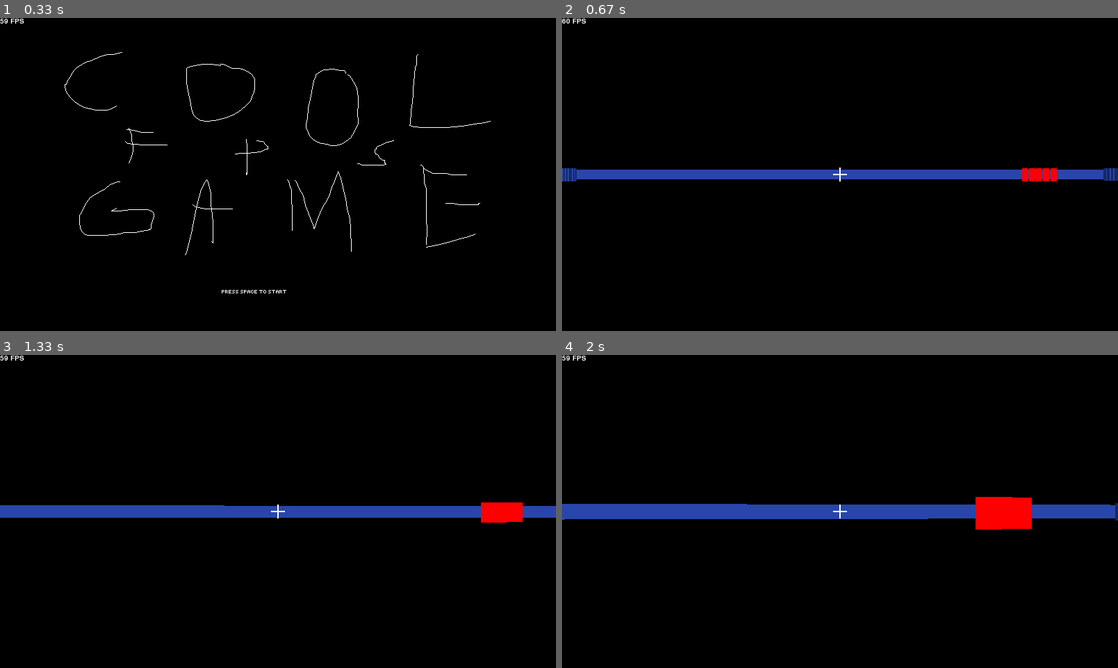
Above: before the commit, frames 1-4 (two rows, left to right).
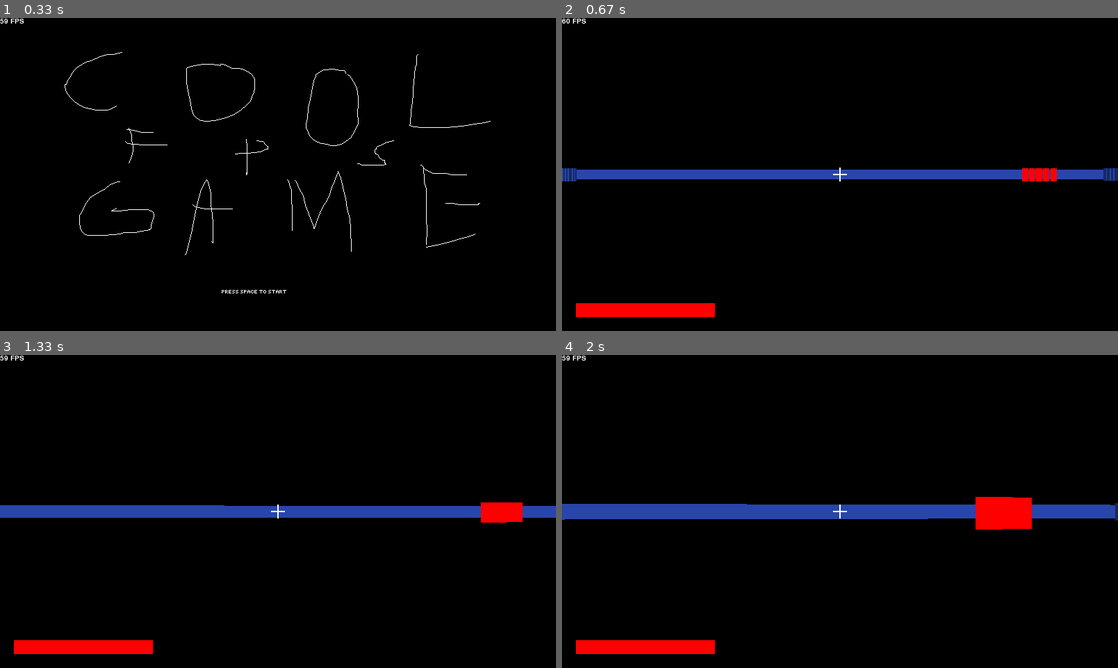
Above: after the commit, the same moments.

Repository: MuhDash73/pygame_fps
Game: pygame game, started from main.py
Two runs of this game, one before a commit and one after it. Both use one fixed random seed, a clock stepped at 60 frames per second and the inputs below.
Inputs:
- Up to frame 1 (0.33 s): no input
- Up to frame 2 (0.67 s): tap Space at 0.33 s
- Up to frame 3 (1.33 s): hold Right 0.67-1.13 s; tap Space at 0.73, 1.03, 1.23 s; hold Up from 1.17 s (still down); hold W from 1.17 s (still down)
- Up to frame 4 (2 s): release Up at 1.47 s; release W at 1.47 s; hold Right 1.5-1.97 s; hold D 1.5-1.97 s; tap Space at 1.57, 1.87 s

Frame 1 is identical in both runs. In frame 2, 1.1% of the frame differs, in the area x 2-28%, y 91-96%; in frame 3, 1.1%; in frame 4, 1.1%.

Commit message:
addded player health bar

Diff:
--- a/game.py
+++ b/game.py
@@ -60,6 +60,7 @@
                             elif col == "1":
                                 self.player.start(x, y, self.obstacle_sprites, [self.visible_sprites_playing_test], self.raycastables, self.entity_sprites)
                                 self.raycaster = Raycaster(self.player, self.raycastables)
+                                self.healthbar = HealthBar(self.player, [self.visible_sprites_playing])
                                 temp_list.append(0)
                                 #print("added player")
                             elif col == "3":
--- a/other_visible_sprites.py
+++ b/other_visible_sprites.py
@@ -6,6 +6,24 @@
         super().__init__(groups)
         self.image = image
         self.rect = self.image.get_rect(center = (x,y))
+
+class HealthBar(pygame.sprite.Sprite):
+    def __init__(self, player, groups):
+        self.player = player
+        self.image = pygame.Surface((200, 20))
+        self.rect = self.image.get_rect(bottomleft = (20, HEIGHT-20))
+        self.image.fill("red")
+        self.background = HealthBarBackground(self.rect, 5, groups)
+        super().__init__(groups)
+
+class HealthBarBackground(pygame.sprite.Sprite):
+    def __init__(self, oldrect, increase, groups):
+        super().__init__(groups)
+        dincrease = increase * 2
+        self.image = pygame.Surface((oldrect.width + dincrease, oldrect.height + dincrease))
+        self.image.fill("black")
+        self.rect = self.image.get_rect(center = oldrect.center)
+
 
 class StartMenu(pygame.sprite.Sprite):
     def __init__(self, image, groups):
